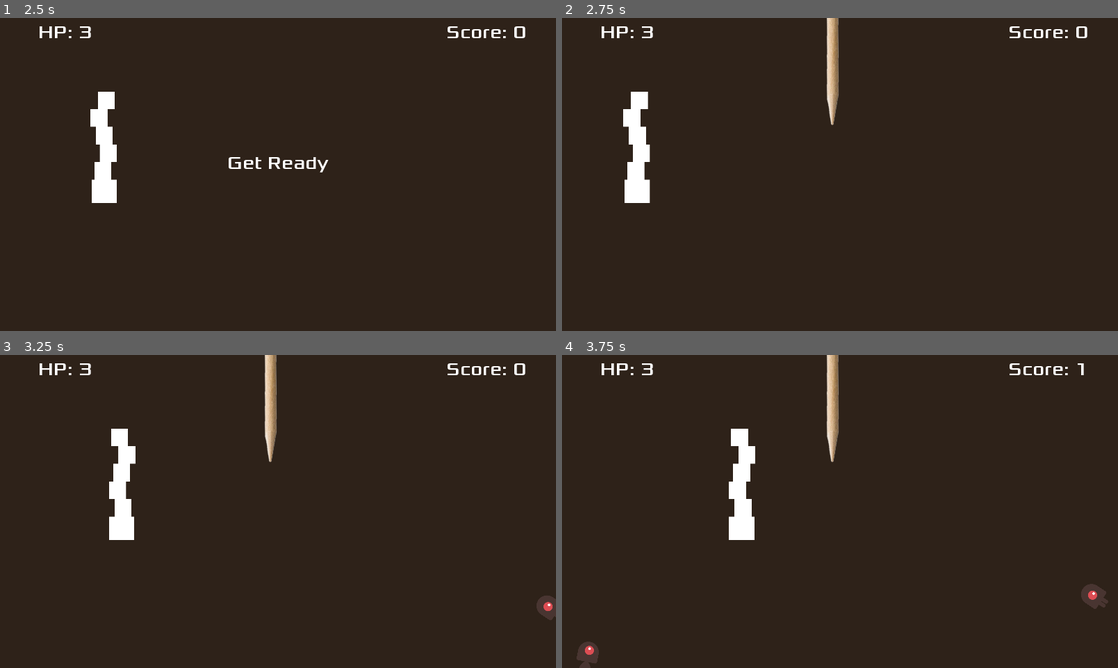
Above: before the commit, frames 1-4 (two rows, left to right).
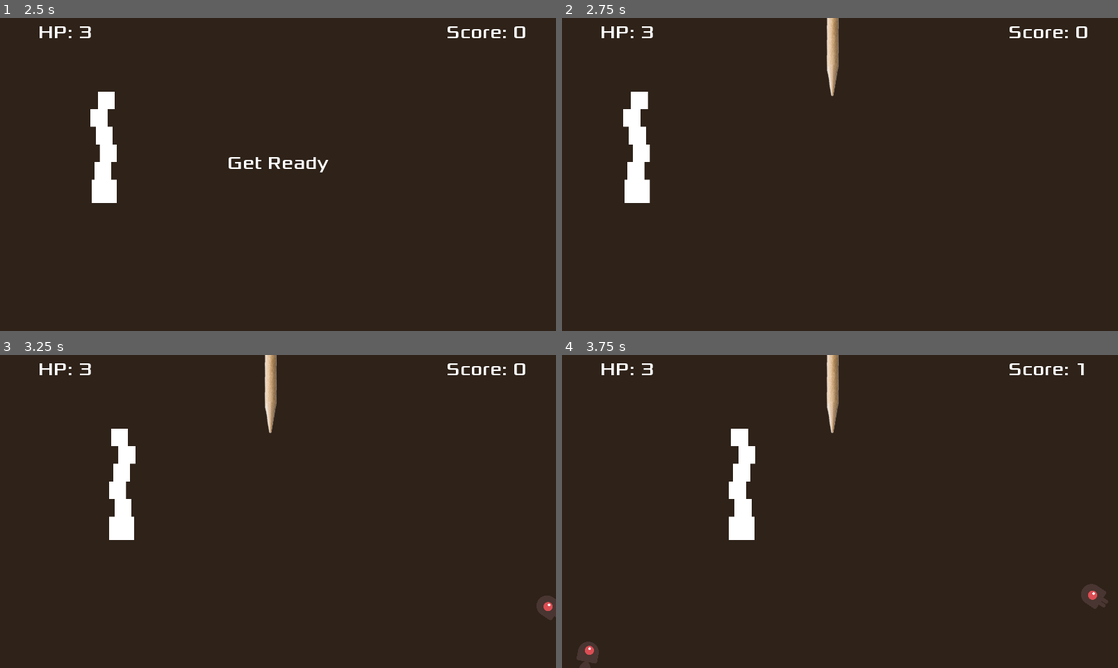
Above: after the commit, the same moments.

Repository: Carmoruda/GGJ2023
Game: Godot game, scene res://Main.tscn
The game is run twice, just before and just after one commit, with the same random seed, the same clock (stepped at 60 frames per second) and the same inputs.
Inputs:
- Up to frame 1 (2.5 s): click "Start" at 0.5 s; tap Enter at 1.25 s; hold Right (move_right) 1.28-2.03 s; hold Left (move_left) from 2.03 s (still down)
- Up to frame 2 (2.75 s): keep holding Left (move_left)
- Up to frame 3 (3.25 s): release Left (move_left) at 2.78 s; hold Right (move_right) from 2.78 s (still down)
- Up to frame 4 (3.75 s): keep holding Right (move_right)

Frame 1 is identical in both runs. In frame 2, 0.3% of the frame differs, in the area x 47-50%, y 0-35%; in frame 3, 0.3%; in frame 4, 0.3%.

Commit message:
Posición TopMob y vidas
Ajustado el valor de las condiciones para que acaba el juego y se resten vidas (ahora son más lógicas) y modificado el punto de inicio de topmob

Diff:
--- a/TEST/Main.gd
+++ b/TEST/Main.gd
@@ -61,24 +61,20 @@
 
 func _on_StartTimer_timeout():
 	var topmob = topmob_scene.instance()
-	topmob.position = Vector2(0,0)
+	topmob.position = Vector2(0,-100)
 
 	add_child(topmob)
 
 	$MobTimer.start()
 	$ScoreTimer.start()
-	$TopShowTimer.start()
-
-func _on_TopShowTimer_timeout():
-	var topmob = topmob_scene.instance()
 
 func set_hp ( new_hp ):
 	emit_signal("hp_changed", new_hp)
 	hp = new_hp
 	$HUD.update_hp(hp)
-	if hp <= 0:
+	if hp == 0:
 		game_over()
 
 func damage():
-	if hp != 0:
+	if hp > 0:
 		set_hp(hp - 1)
--- a/TEST/Main.tscn
+++ b/TEST/Main.tscn
@@ -54,11 +54,8 @@
 [node name="DeathSound" type="AudioStreamPlayer" parent="."]
 stream = ExtResource( 6 )
 
-[node name="TopShowTimer" type="Timer" parent="."]
-
 [connection signal="hit" from="Player" to="." method="damage"]
 [connection signal="timeout" from="MobTimer" to="." method="_on_MobTimer_timeout"]
 [connection signal="timeout" from="ScoreTimer" to="." method="_on_ScoreTimer_timeout"]
 [connection signal="timeout" from="StartTimer" to="." method="_on_StartTimer_timeout"]
 [connection signal="start_game" from="HUD" to="." method="new_game"]
-[connection signal="timeout" from="TopShowTimer" to="." method="_on_TopShowTimer_timeout"]
--- a/TEST/Player.tscn
+++ b/TEST/Player.tscn
@@ -13,7 +13,7 @@
 
 [sub_resource type="CapsuleShape2D" id=2]
 radius = 105.97
-height = 296.06
+height = 594.06
 
 [node name="Player" type="Area2D"]
 position = Vector2( 923, 700 )
